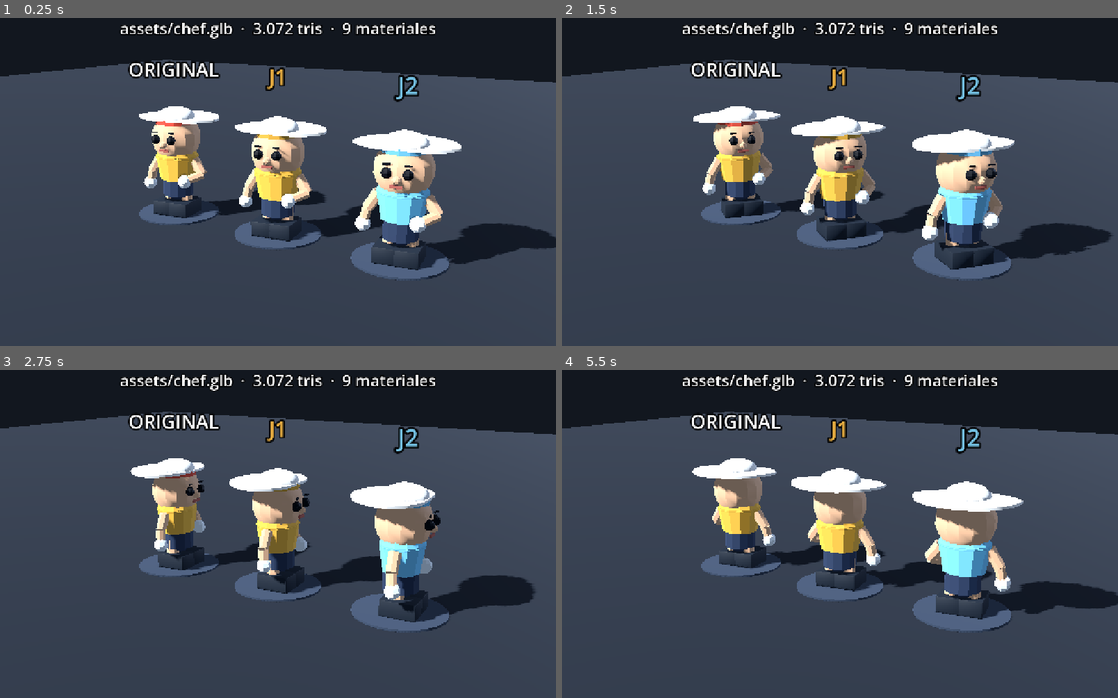
Above: before the commit, frames 1-4 (two rows, left to right).
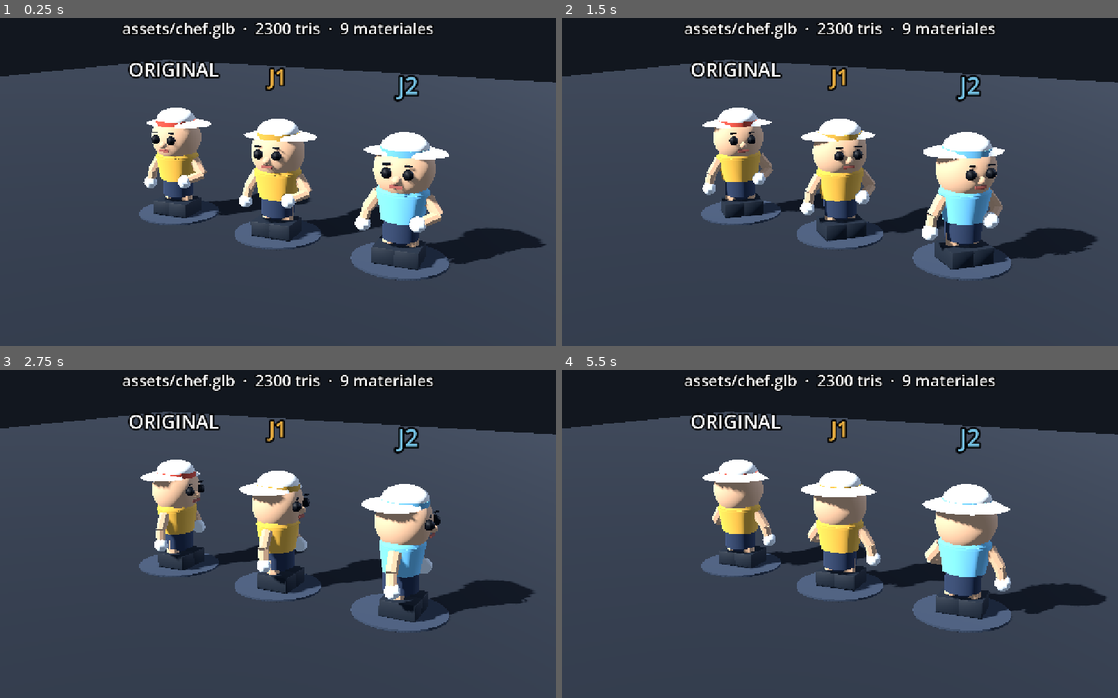
Above: after the commit, the same moments.

Repository: Catech124/playa-limpiar
Game: Godot game, scene res://scenes/ModelViewer.tscn
The game is run twice, just before and just after one commit, with the same random seed, the same clock (stepped at 60 frames per second) and the same inputs. This scene is started directly instead of the project's main scene.
Inputs:
- Up to frame 1 (0.25 s): no input
- Up to frame 2 (1.5 s): tap Enter at 0.5 s; hold D 0.53-1.28 s; tap Shift at 0.6 s; tap Space at 0.77 s; hold S from 1.28 s (still down); tap E at 1.35 s
- Up to frame 3 (2.75 s): tap Space at 1.52 s; release S at 2.03 s; hold D from 2.03 s (still down); tap Enter at 2.1 s
- Up to frame 4 (5.5 s): release D at 2.78 s; hold W 2.78-3.53 s; tap Ctrl at 2.85 s; tap Space at 3.02, 3.77, 4.52 s; hold A 3.53-5.03 s; tap Keypad Enter at 3.6 s; tap 2 at 4.35 s; hold S from 5.03 s (still down); tap P at 5.1 s

The runs differ from the first frame. In frame 1, 4.0% of the frame differs, in the area x 21-100%, y 1-72%; in frame 2, 3.9%; in frame 3, 3.8%; in frame 4, 4.0%, in the area x 21-100%, y 1-73%.

Commit message:
fix: Godot importaba los 138 GLB del corpus y servía un modelo viejo
El visor y el juego mostraban el personaje v1 (3.072 tris) aunque el GLB ya era
v3: cada arranque de Godot escaneaba corpus/ (138 modelos de Kenney) y el import
de assets/chef.glb nunca se completaba. Se resuelve con corpus/.gdignore.

Además:
- player.gd carga el GLB con load() en vez de preload(): si el import falta, el
  preload rompía el parseo de TODO el proyecto.
- Sombrero: el ala pasa de disco plano a cono que nace de la copa (un disco
  apoyado en la coronilla deja hueco, porque a su radio el cráneo elipsoidal
  está más abajo). Borde delantero recortado para no tapar la cara a 68°.
- Ala 0.20 → 0.11: con 0.20 el sombrero dominaba la silueta.
- model_viewer.gd cuenta tris/materiales reales del GLB en vez de un texto fijo.

Diff:
--- a/scripts/model_viewer.gd
+++ b/scripts/model_viewer.gd
@@ -7,6 +7,7 @@
 
 var spinners: Array = []
 var angle := 0.0
+var model_ref: Node3D = null
 
 
 func _ready() -> void:
@@ -21,6 +22,8 @@
 
 		var model := CHEF.instantiate()
 		holder.add_child(model)
+		if i == 0:
+			model_ref = model   # el contador mide UNA copia, no las tres
 		if i > 0:
 			_tint(model, GameConfig.PLAYER_COLORS[i - 1])
 
@@ -41,7 +44,8 @@
 			_capture(arg.substr(7))
 
 	var title := Label3D.new()
-	title.text = "assets/chef.glb  ·  3.072 tris  ·  9 materiales"
+	title.text = "assets/chef.glb  ·  %d tris  ·  %d materiales" % [_count_tris(), _count_materials()]
+	title.position.y = 1.95
 	title.font_size = 40
 	title.pixel_size = 0.0035
 	title.billboard = BaseMaterial3D.BILLBOARD_ENABLED
@@ -58,6 +62,31 @@
 	get_viewport().get_texture().get_image().save_png(path)
 	print("shot -> ", path)
 	get_tree().quit()
+
+
+func _count_tris() -> int:
+	if model_ref == null:
+		return 0
+	var n := 0
+	for node in model_ref.find_children("*", "MeshInstance3D", true, false):
+		var mesh: Mesh = (node as MeshInstance3D).mesh
+		if mesh:
+			n += mesh.get_faces().size() / 3
+	return int(n)
+
+
+func _count_materials() -> int:
+	if model_ref == null:
+		return 0
+	var names := {}
+	for node in model_ref.find_children("*", "MeshInstance3D", true, false):
+		var mesh: Mesh = (node as MeshInstance3D).mesh
+		if mesh:
+			for i in mesh.get_surface_count():
+				var m := mesh.surface_get_material(i)
+				if m:
+					names[String(m.resource_name)] = true
+	return names.size()
 
 
 func _build_environment() -> void:
--- a/scripts/player.gd
+++ b/scripts/player.gd
@@ -6,7 +6,16 @@
 ## El trabajo (clasificar / lavar) es MANTENER la acción mirando la estación:
 ## soltar la tecla no pierde el avance (queda en el ítem).
 
-const CHEF_SCENE := preload("res://assets/chef.glb")
+# carga diferida: si el .glb no está importado, el preload rompe el parseo de
+# todo el proyecto (nos pasó al borrar el import viejo para forzar la reimportación)
+static var _chef_scene: PackedScene
+
+
+func _chef() -> PackedScene:
+	if _chef_scene == null:
+		_chef_scene = load("res://assets/chef.glb") as PackedScene
+	return _chef_scene
+
 
 var index := 0
 var color := Color.WHITE
@@ -50,7 +59,7 @@
 	add_child(_body_mesh)
 
 	# personaje low-poly (asset generado con tools/make_chef.py)
-	var model := CHEF_SCENE.instantiate()
+	var model := _chef().instantiate()
 	_body_mesh.add_child(model)
 	_tint_shirt(model)
 
Binary file changed: assets/chef.glb
Binary file changed: docs/captura-coop.png
Binary file changed: docs/modelo-en-juego.png
Not shown, changed: tools/gen_chef.py
